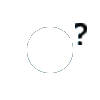
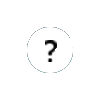
Layered file, before and after one edit (100×100). Changes by layer:
painted on "Background" over [45, 23, 87, 62]
